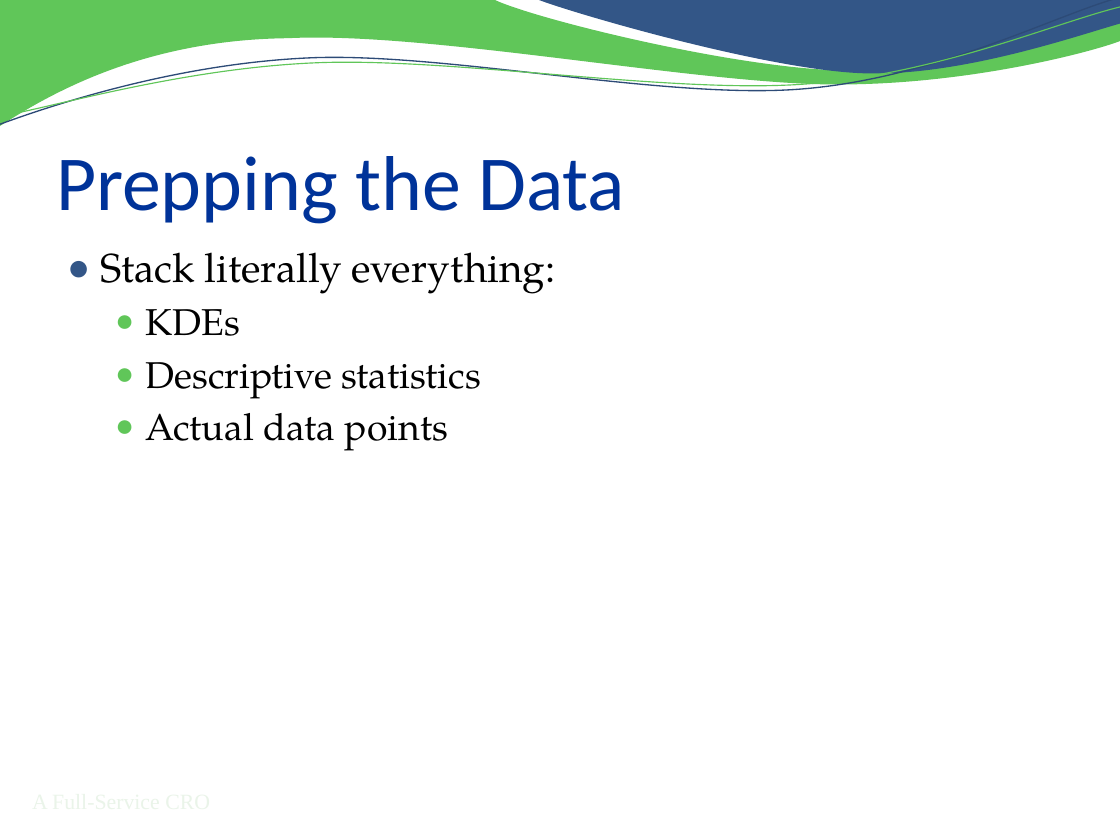
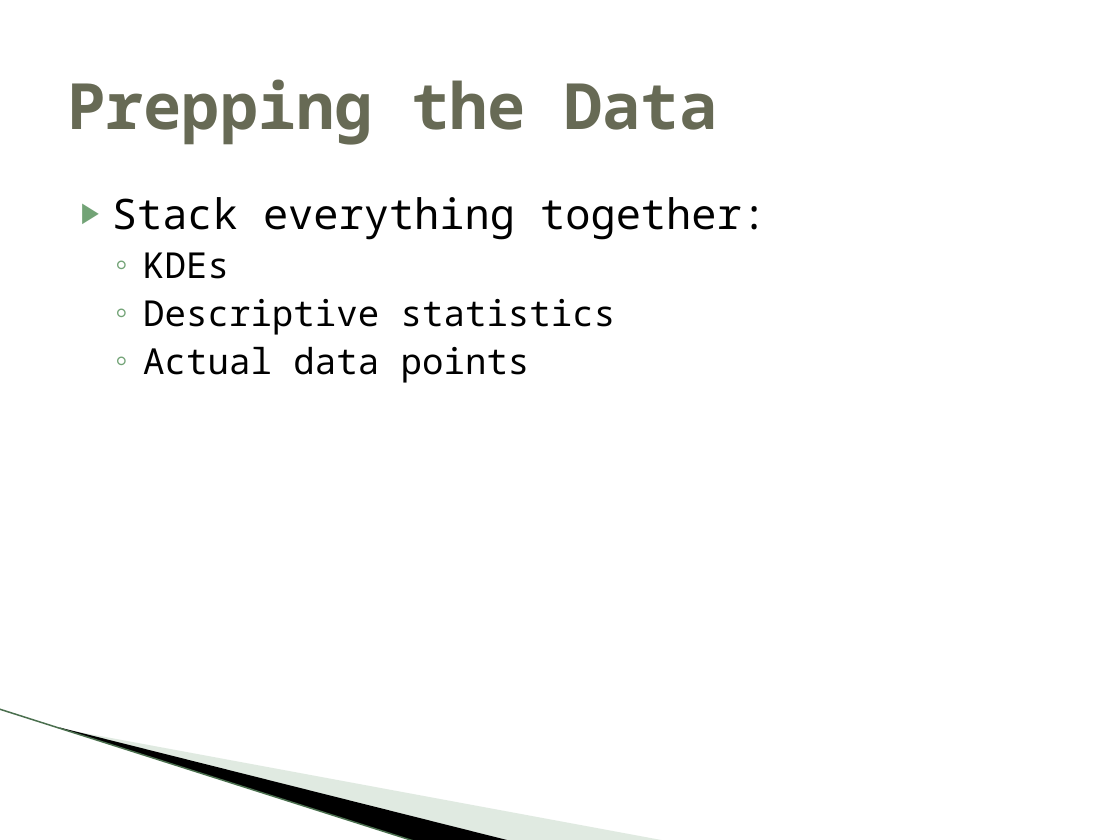
Before and after one commit to RhoInc/sas-violinPlot, a slide deck: slide 14 of doc/Presentation.pptx. Drawn at 1120x840 pixels with LibreOffice and Linux fonts; fonts in the diff are those of the drawing; background and template pictures are left out. Boxes give left, top, right and bottom in pixels: in the first picture for what was removed or moved away, otherwise in the second. Text is boxed around its words. In the diff, an @@ line names an element or a change of style, - is before the commit and + after.

```diff
--- a/doc/Presentation.pptx
+++ b/doc/Presentation.pptx
@@ freeform shape removed at (0, 0, 1120, 127) @@
@@ freeform shape removed at (0, 0, 1120, 131) @@
@@ freeform shape removed at (0, 7, 1120, 125) @@
@@ freeform shape removed at (536, 0, 1120, 77) @@
@@ title "Prepping the Data": place and size @@
-title "Prepping the Data" at (56, 156, 625, 224)
+title "Prepping the Data" at (67, 79, 717, 145)
@@ title "Prepping the Data" at (67, 79, 717, 145): size 50 to 41 pt, font Calibri to Noto Sans Mono, text colour #003399 to #676A55, bold on; vertical alignment bottom to middle @@
@@ text "Stack everything together:": place and size @@
-text "Stack everything together:" at (101, 252, 556, 451)
+text "Stack everything together:" at (112, 197, 767, 383)
@@ text at (112, 197, 767, 240): text changed; size 26 to 27 pt; font TeX Gyre Pagella to Noto Sans Mono @@
-● Stack literally everything:
+▶ Stack everything together:
@@ text at (143, 252, 616, 383): size 24 to 23 pt, font TeX Gyre Pagella to Noto Sans Mono in "KDEs", "Descriptive statistics", "Actual data points"; bullet ● to ◦; less space between paragraphs; bullet colour #60C659 to #72A376 @@
@@ line added from (0, 709) to (416, 840), #ACC6AE 0.95 pt @@
@@ freeform shape added at (59, 727, 512, 840), fill #000000 @@
@@ freeform shape added at (62, 728, 666, 840), fill #B3CBB5 at 40% opacity @@
@@ text removed at (19, 784, 224, 820) @@
-A Full-Service CRO
```
Also in this commit, not shown: 18 other slides changed, 4 slides added, 3 slides removed, 8 other files.
